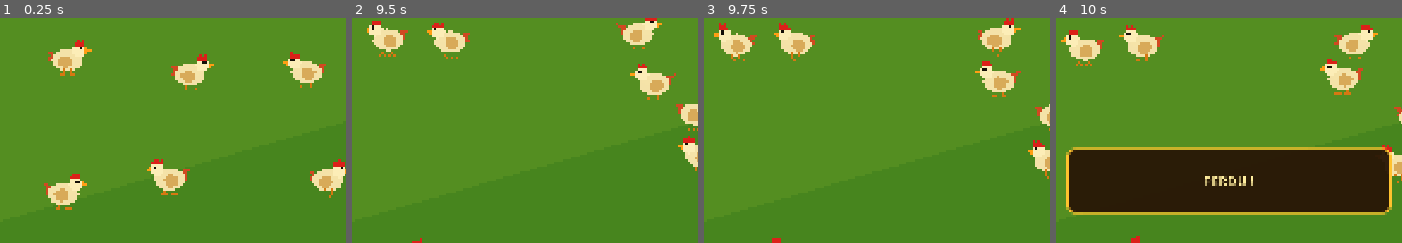
Above: before the commit, frames 1-4 (left to right).
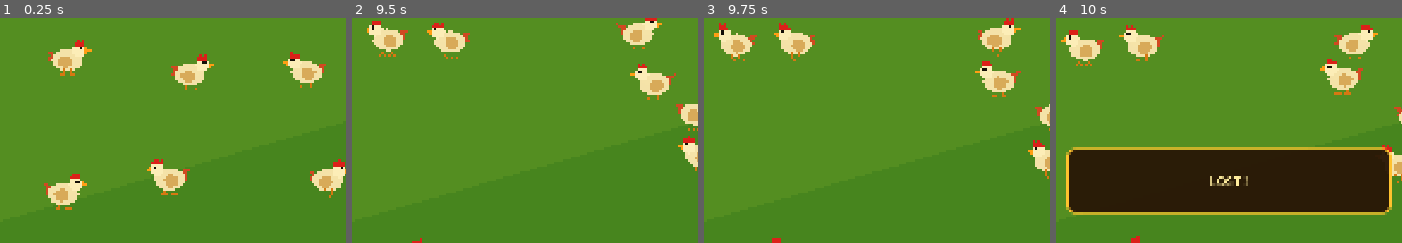
Above: after the commit, the same moments.

Repository: ValT78/minigames
Game: Godot game, scene res://minigames/chicken_slingshot.tscn
Same seed, same stepped clock (60 frames per second), same inputs: the game is played once before the commit and once after it. This scene is started directly instead of the project's main scene.
Inputs (mouse positions are % of the whole screen's width and height, from its top left):
- Up to frame 1 (0.25 s): no input
- Up to frame 2 (9.5 s): tap Enter at 0.5 s; move the mouse to (68, 45) at 0.52 s; hold D 0.53-2.03 s; tap Shift every 0.75 s from 0.6 to 8.85 s; click (68, 45) at 0.67 s; tap W at 0.77, 1.52, 3.02, 3.77, 4.52, 6.02, 6.77, 7.52, 9.02 s; move the mouse to (19, 55) at 1.27 s; move the mouse to (54, 28) at 2.02 s; hold A 2.03-2.78 s; move the mouse to (37, 70) at 2.77 s; hold D 2.78-4.28 s; click (37, 70) at 2.92 s; move the mouse to (77, 65) at 3.52 s; tap Escape at 4.15 s; move the mouse to (8, 35) at 4.27 s; hold A 4.28-5.03 s; move the mouse to (48, 50) at 5.02 s; hold D 5.03-5.78 s; click (48, 50) at 5.17 s; move the mouse to (25, 25) at 5.77 s; hold A 5.78-7.28 s; move the mouse to (68, 45) at 6.52 s; move the mouse to (19, 55) at 7.27 s; hold D from 7.28 s (still down); click (19, 55) at 7.42 s; move the mouse to (54, 28) at 8.02 s; move the mouse to (37, 70) at 8.77 s
- Up to frame 3 (9.75 s): move the mouse to (77, 65) at 9.52 s; release D at 9.53 s; hold A from 9.53 s (still down); tap Shift at 9.6 s; click (77, 65) at 9.67 s
- Up to frame 4 (10 s): keep holding A; tap W at 9.77 s
The pictures show only the part of the screen within x 17-67%, y 14-64%; the shares and areas given below are measured in that part.

Frames 1-3 are identical in both runs. In frame 4, 0.5% of the frame differs, in the area x 43-57%, y 70-75%.

Commit message:
gix clock

Diff:
--- a/features/Backbone/GameManager.gd
+++ b/features/Backbone/GameManager.gd
@@ -105,12 +105,17 @@
 	_isNumberChanging = false
 
 func flashUpdateLabel(label : Label, text : String) -> void :
+	# Le changement de scène peut libérer le Label pendant l'animation asynchrone.
+	if not is_instance_valid(label):
+		return
 	var tweenDown = create_tween()
-	tweenDown.tween_property(time_label,"label_settings:font_color:a",0,0.1)
+	tweenDown.tween_property(label,"modulate:a",0,0.1)
 	await tweenDown.finished
+	if not is_instance_valid(label):
+		return
 	label.text = text
 	var tweenUp = create_tween()
-	tweenUp.tween_property(time_label,"label_settings:font_color:a",1,0.1)
+	tweenUp.tween_property(label,"modulate:a",1,0.1)
 	await tweenUp.finished
 #endregion
 
--- a/features/MainMenu/mainMenuPlayer.gd
+++ b/features/MainMenu/mainMenuPlayer.gd
@@ -7,7 +7,7 @@
 @onready var musique_particule: GPUParticles2D = $Sprite2D/musiqueParticule
 
 func setup(_player : LocalPlayer, postion : Vector2) :
-	print("join : ", _player)
+	# Le menu recrée uniquement l'avatar visuel du joueur déjà inscrit.
 	player = _player
 	body.self_modulate = player.color
 	global_position = postion
--- a/features/chicken_slingshot/chicken_slingshot.gd
+++ b/features/chicken_slingshot/chicken_slingshot.gd
@@ -247,7 +247,7 @@
 		if _uses_external_timer:
 			GameManager.minigameWon(winner_player_id)
 	else:
-		result_label.text = "PERDU !"
+		result_label.text = "LOST !"
 		round_lost.emit()
 		if _uses_external_timer:
 			GameManager.minigameLost()
--- a/features/clock_jump/clock_jump.gd
+++ b/features/clock_jump/clock_jump.gd
@@ -1,8 +1,5 @@
 class_name ClockJump
 extends Node2D
-
-signal round_won(winner_player_id: int)
-signal round_lost
 
 # Réglages courts adaptés au chronomètre actuel du Backbone.
 @export_range(1, 10, 1) var creatures_to_win := 3
@@ -237,7 +234,7 @@
 	if _round_finished:
 		return
 	# Aucun classement secondaire : sans trois créatures, toute la manche est perdue.
-	_finish_round(0)
+	_finish_round(-1)
 
 
 func _finish_round(winner_player_id: int) -> void:
@@ -254,19 +251,18 @@
 
 	# Le lancement direct garde le panneau affiché ; le Backbone enchaîne sinon.
 	result_panel.visible = true
-	if winner_player_id > 0:
+	# Les identifiants commencent à zéro ; seule la valeur -1 représente l'absence de gagnant.
+	if winner_player_id >= 0:
 		var winner := _get_player_by_id(winner_player_id)
-		result_label.text = "%s REMONTE L'HORLOGE !" % (
-			winner.display_name.to_upper() if winner != null else "UN JOUEUR"
+		result_label.text = "%s FIXED THE CLOCK !" % (
+			winner.display_name.to_upper() if winner != null else "PLAYER"
 		)
 		if winner != null:
 			result_label.add_theme_color_override("font_color", winner.color.lightened(0.3))
-		round_won.emit(winner_player_id)
 		if _uses_external_timer:
 			GameManager.minigameWon(winner_player_id)
 	else:
-		result_label.text = "LE TEMPS S'EST ARRÊTÉ"
-		round_lost.emit()
+		result_label.text = "Times UP !"
 		if _uses_external_timer:
 			GameManager.minigameLost()
 
--- a/features/multi/player_registry.gd
+++ b/features/multi/player_registry.gd
@@ -95,5 +95,6 @@
 	if _players.is_empty():
 		return
 	_players.clear()
-	_next_player_id = 1
+	# La numérotation initiale commence à zéro, comme les deux emplacements de score.
+	_next_player_id = 0
 	players_changed.emit(get_players())
